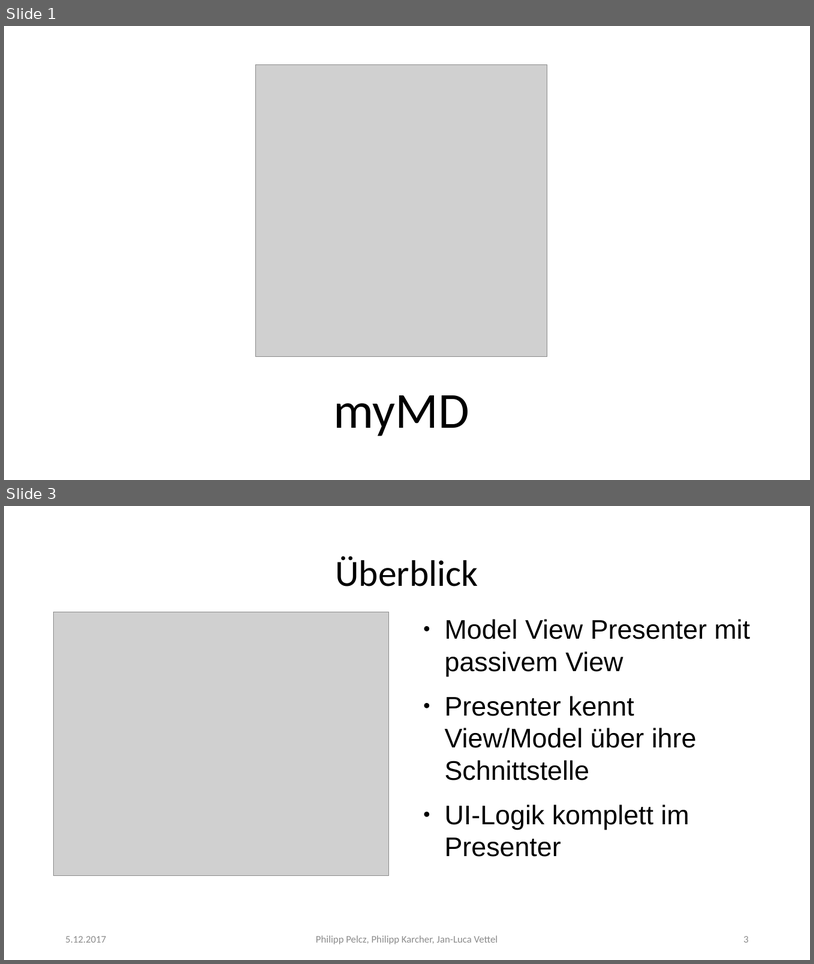
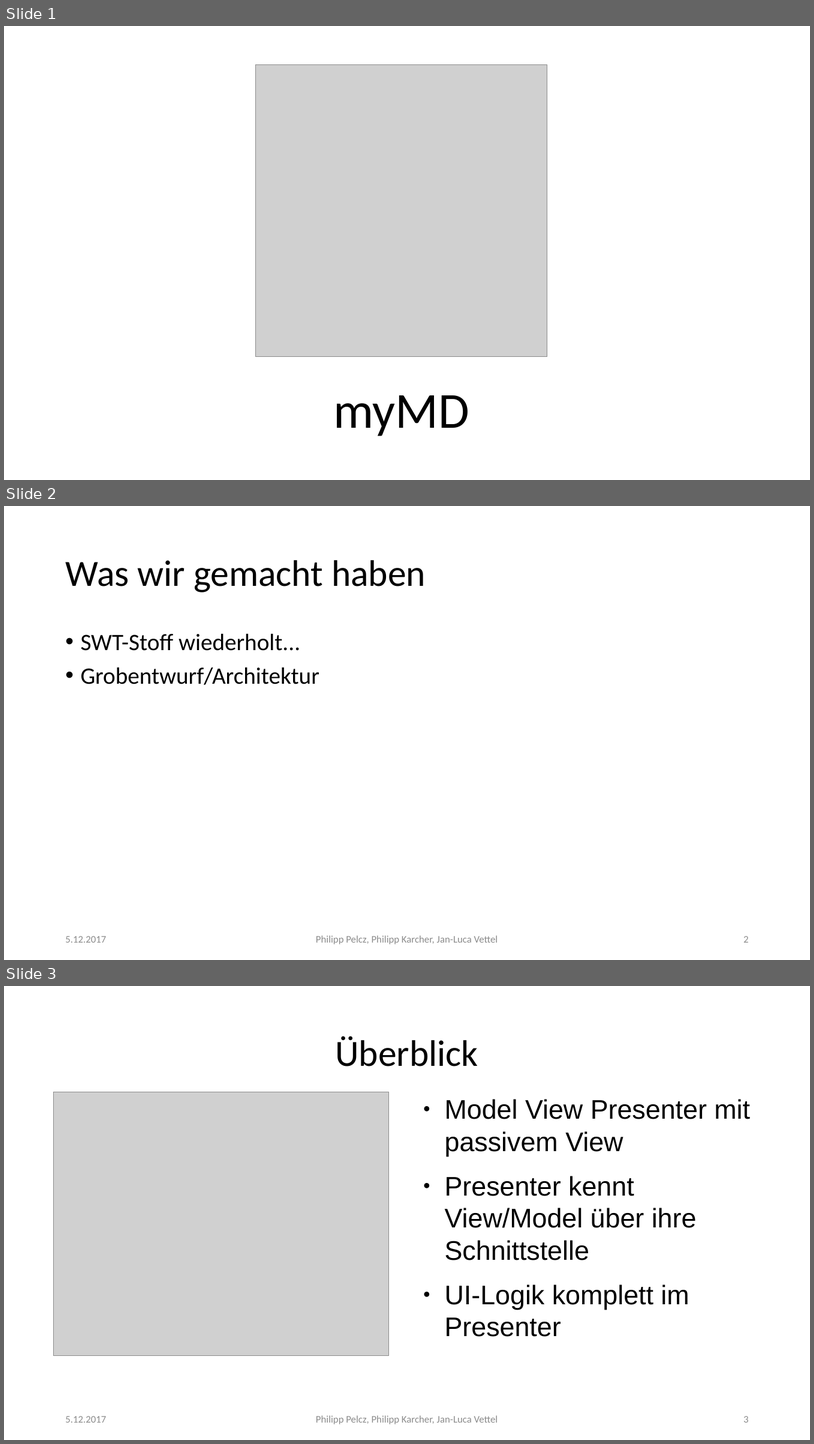
Before and after one commit to Pelcz97/Medox, a slide deck: Entwurf/1.Gruppentreffen.pptx. Shown one above the other, each under a label of ours: slides 1 and 3 before the commit, slides 1, 2 and 3 after it; the slides between them are not shown. The pictures are 814x964 and 814x1444 pixels, drawn with LibreOffice and Linux fonts; fonts in the diff are those of the drawing; grey boxes stand for pictures. Boxes give left, top, right and bottom in pixels: in the first picture for what was removed or moved away, otherwise in the second. Text is boxed around its words. In the diff, an @@ line names an element or a change of style, - is before the commit and + after.

Commit message:
präsentation

```diff
--- a/Entwurf/1.Gruppentreffen.pptx
+++ b/Entwurf/1.Gruppentreffen.pptx
@@ slide 2 added at (4, 506, 810, 960), background #FFFFFF @@
@@ text added at (65, 560, 426, 592), 44 pt, text #000000 @@
+Was wir gemacht haben
@@ text added at (81, 633, 320, 685), 28 pt, text #000000 @@
+• SWT-Stoff wiederholt...
+• Grobentwurf/Architektur
@@ text added at (65, 936, 106, 942), 12 pt, text #8B8B8B @@
+5.12.2017
@@ text added at (316, 935, 498, 944), 12 pt, text #8B8B8B @@
+Philipp Pelcz, Philipp Karcher, Jan-Luca Vettel
@@ page number added at (744, 936, 749, 942), 12 pt, text #8B8B8B @@
+2
```
Also in this commit, not shown: 1 other slide added, 1 slide removed, 1 other file.
